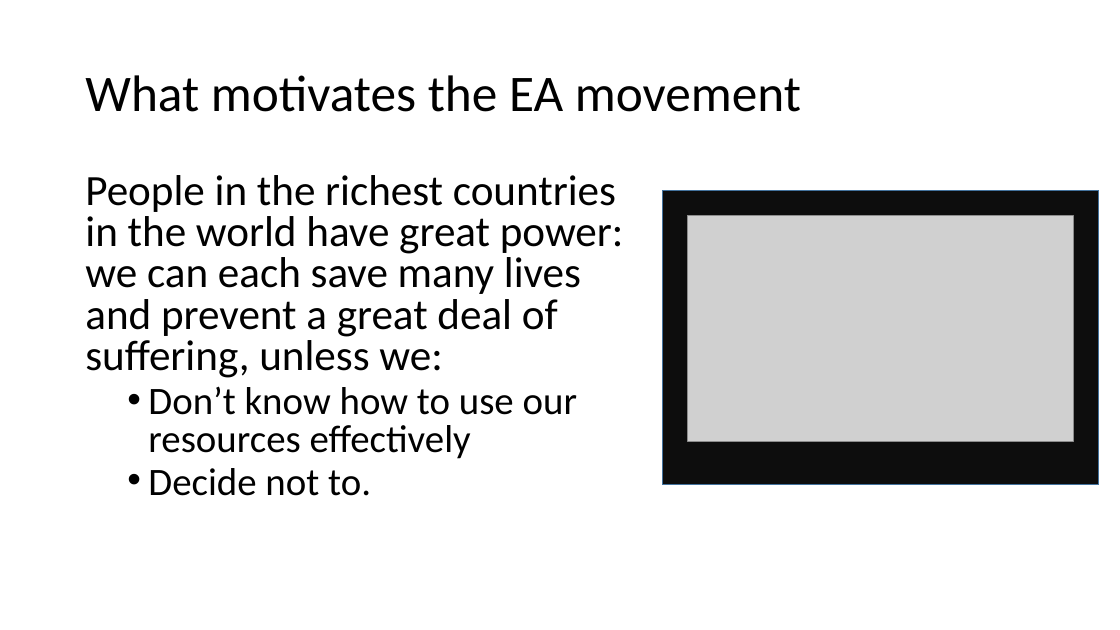
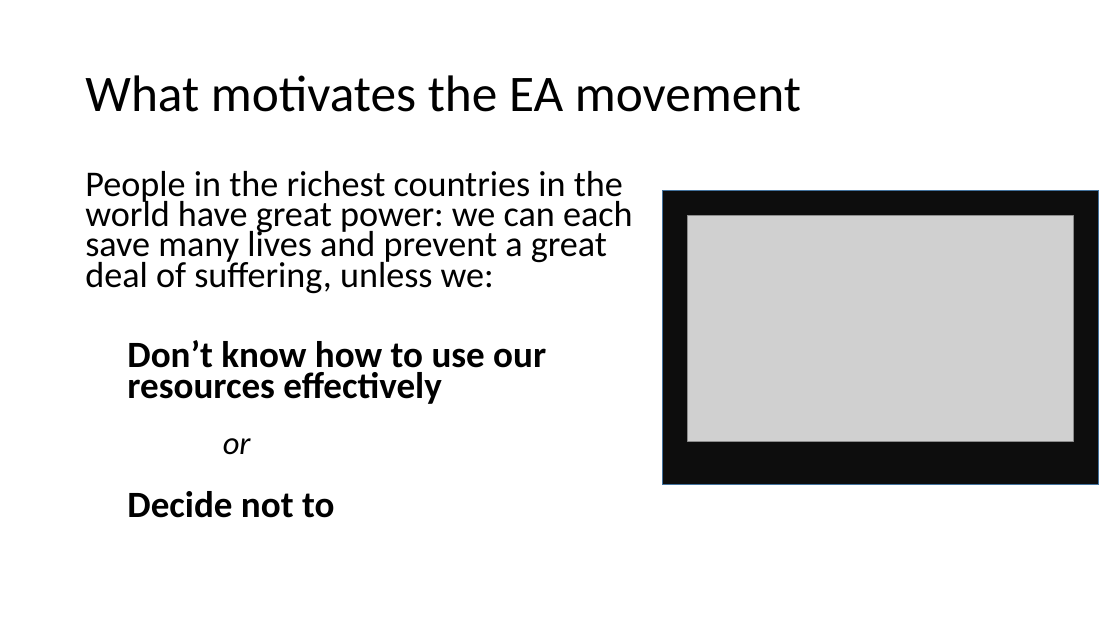
Before and after one commit to eanyc/eanyc.github.io, a slide deck: slide 2 of talk/talk.pptx. Drawn at 1120x630 pixels with LibreOffice and Linux fonts; fonts in the diff are those of the drawing; grey boxes stand for pictures; background and template pictures are left out. Boxes give left, top, right and bottom in pixels: in the first picture for what was removed or moved away, otherwise in the second. Text is boxed around its words. In the diff, an @@ line names an element or a change of style, - is before the commit and + after.

```diff
--- a/talk/talk.pptx
+++ b/talk/talk.pptx
@@ text at bbox=[85, 171, 633, 294]: size 37 to 31 pt in "People in the richest countries in the ..."; line spacing 0.8 to 0.7 @@
@@ text at bbox=[127, 340, 546, 518]: text changed; size 33.3 to 31.8 pt; bold on @@
-  • Don’t know how to use our resources effectively
-  • Decide not to.
+  Don’t know how to use our resources effectively
+  or
+  Decide not to
```
Also in this commit, not shown: 6 other slides changed, 4 slides added, 3 slides removed.
